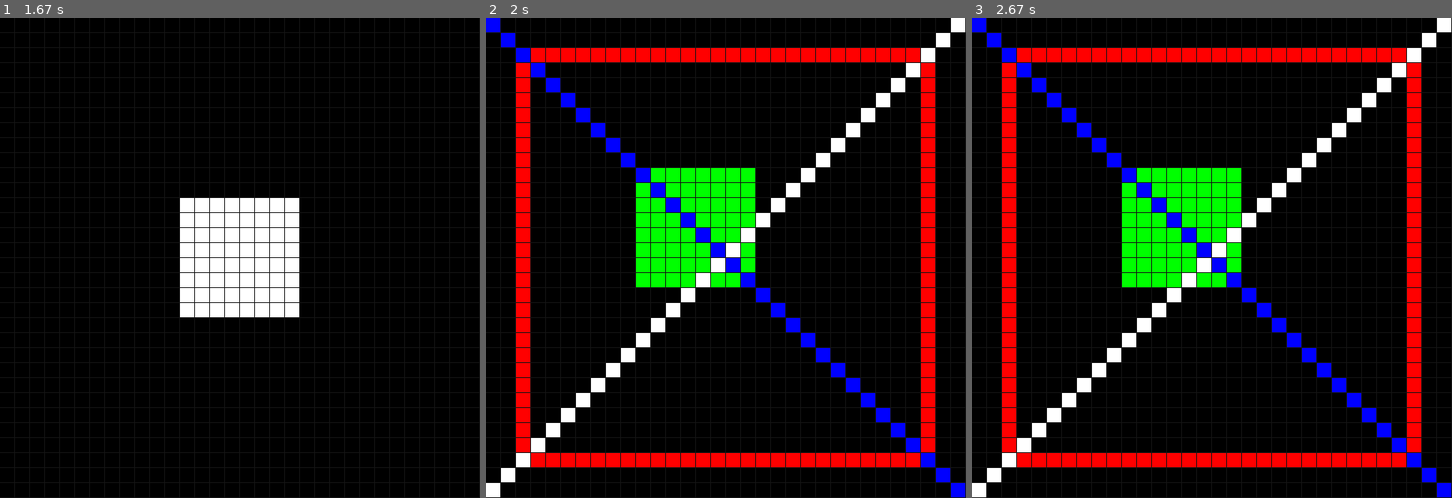
Above: before the commit, frames 1-3 (left to right).
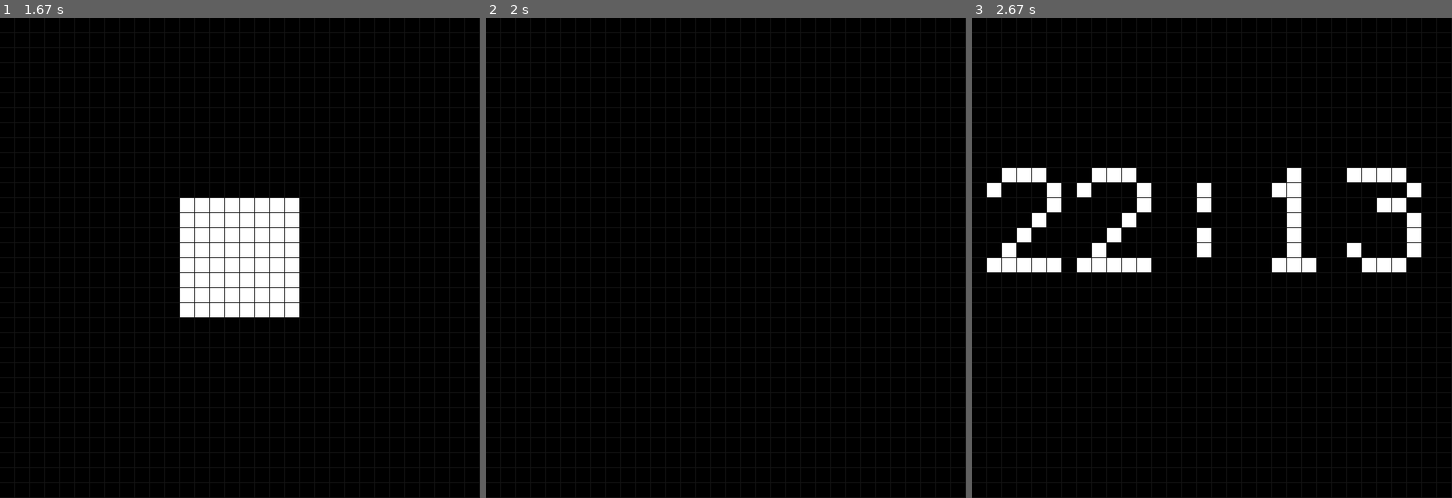
Above: after the commit, the same moments.

Repository: vvaraadd/Lumina
Game: pygame game, started from main.py
Same seed, same stepped clock (60 frames per second), same inputs: the game is played once before the commit and once after it.
Inputs:
- Up to frame 1 (1.67 s): no input
- Up to frame 2 (2 s): no input
- Up to frame 3 (2.67 s): no input

Frame 1 is identical in both runs. In frame 2, 19% of the frame differs, in the area x 0-100%, y 0-100%; in frame 3, 22%.

Commit message:
Release v0.4.0

Diff:
--- /dev/null
+++ b/core/font.py
@@ -0,0 +1,174 @@
+"""
+Lumina Text Engine
+
+5x7 bitmap font.
+Each glyph is represented as a tuple of 7 rows,
+where each row contains 5 pixels.
+
+0 = pixel off
+1 = pixel on
+"""
+
+FONT_WIDTH = 5
+FONT_HEIGHT = 7
+FONT_SPACING = 1
+
+DEFAULT_CHARACTER = "?"
+
+FONT = {}
+
+
+def add(character, bitmap):
+    """Register a glyph in the font."""
+
+    if len(bitmap) != FONT_HEIGHT:
+        raise ValueError(f"{character!r} must have {FONT_HEIGHT} rows.")
+
+    for row in bitmap:
+        if len(row) != FONT_WIDTH:
+            raise ValueError(f"{character!r} rows must have {FONT_WIDTH} columns.")
+
+    FONT[character] = bitmap
+
+
+# ------------------------------------------------------------------
+# Space
+# ------------------------------------------------------------------
+
+add(" ", (
+    (0,0,0,0,0),
+    (0,0,0,0,0),
+    (0,0,0,0,0),
+    (0,0,0,0,0),
+    (0,0,0,0,0),
+    (0,0,0,0,0),
+    (0,0,0,0,0),
+))
+
+# ------------------------------------------------------------------
+# Numbers
+# ------------------------------------------------------------------
+
+add("0", (
+    (0,1,1,1,0),
+    (1,0,0,0,1),
+    (1,0,0,1,1),
+    (1,0,1,0,1),
+    (1,1,0,0,1),
+    (1,0,0,0,1),
+    (0,1,1,1,0),
+))
+
+add("1", (
+    (0,0,1,0,0),
+    (0,1,1,0,0),
+    (0,0,1,0,0),
+    (0,0,1,0,0),
+    (0,0,1,0,0),
+    (0,0,1,0,0),
+    (0,1,1,1,0),
+))
+
+add("2", (
+    (0,1,1,1,0),
+    (1,0,0,0,1),
+    (0,0,0,0,1),
+    (0,0,0,1,0),
+    (0,0,1,0,0),
+    (0,1,0,0,0),
+    (1,1,1,1,1),
+))
+
+add("3", (
+    (1,1,1,1,0),
+    (0,0,0,0,1),
+    (0,0,1,1,0),
+    (0,0,0,0,1),
+    (0,0,0,0,1),
+    (1,0,0,0,1),
+    (0,1,1,1,0),
+))
+
+add("4", (
+    (0,0,0,1,0),
+    (0,0,1,1,0),
+    (0,1,0,1,0),
+    (1,0,0,1,0),
+    (1,1,1,1,1),
+    (0,0,0,1,0),
+    (0,0,0,1,0),
+))
+
+add("5", (
+    (1,1,1,1,1),
+    (1,0,0,0,0),
+    (1,1,1,1,0),
+    (0,0,0,0,1),
+    (0,0,0,0,1),
+    (1,0,0,0,1),
+    (0,1,1,1,0),
+))
+
+add("6", (
+    (0,1,1,1,0),
+    (1,0,0,0,0),
+    (1,1,1,1,0),
+    (1,0,0,0,1),
+    (1,0,0,0,1),
+    (1,0,0,0,1),
+    (0,1,1,1,0),
+))
+
+add("7", (
+    (1,1,1,1,1),
+    (0,0,0,0,1),
+    (0,0,0,1,0),
+    (0,0,1,0,0),
+    (0,1,0,0,0),
+    (0,1,0,0,0),
+    (0,1,0,0,0),
+))
+
+add("8", (
+    (0,1,1,1,0),
+    (1,0,0,0,1),
+    (1,0,0,0,1),
+    (0,1,1,1,0),
+    (1,0,0,0,1),
+    (1,0,0,0,1),
+    (0,1,1,1,0),
+))
+
+add("9", (
+    (0,1,1,1,0),
+    (1,0,0,0,1),
+    (1,0,0,0,1),
+    (0,1,1,1,1),
+    (0,0,0,0,1),
+    (0,0,0,0,1),
+    (0,1,1,1,0),
+))
+
+# ------------------------------------------------------------------
+# Symbols
+# ------------------------------------------------------------------
+
+add(":", (
+    (0,0,0,0,0),
+    (0,0,1,0,0),
+    (0,0,1,0,0),
+    (0,0,0,0,0),
+    (0,0,1,0,0),
+    (0,0,1,0,0),
+    (0,0,0,0,0),
+))
+
+add("?", (
+    (0,1,1,1,0),
+    (1,0,0,0,1),
+    (0,0,0,0,1),
+    (0,0,0,1,0),
+    (0,0,1,0,0),
+    (0,0,0,0,0),
+    (0,0,1,0,0),
+))
--- a/core/framebuffer.py
+++ b/core/framebuffer.py
@@ -1,5 +1,6 @@
 from core.colors import BLACK
 from core.drawing import DrawingMixin
+from core.font import FONT, DEFAULT_CHARACTER, FONT_WIDTH, FONT_SPACING
 
 import config
 
@@ -51,3 +52,26 @@
         for y in range(self.height):
             for x in range(self.width):
                 self.pixels[y][x] = color
+
+    def draw_character(self, x, y, character, color):
+        """
+        Draw a single 5x7 character.
+        """
+
+        bitmap = FONT.get(character, FONT[DEFAULT_CHARACTER])
+
+        for row, pixels in enumerate(bitmap):
+            for col, pixel in enumerate(pixels):
+                if pixel:
+                    self.set_pixel(x + col, y + row, color)
+
+    def draw_text(self, x, y, text, color):
+        """
+        Draw a string of text.
+        """
+
+        cursor_x = x
+
+        for character in text:
+            self.draw_character(cursor_x, y, character, color)
+            cursor_x += FONT_WIDTH + FONT_SPACING
--- a/screens/base.py
+++ b/screens/base.py
@@ -4,28 +4,22 @@
     """
 
     def __init__(self):
-        pass
+        self.widgets = []
 
     def update(self):
-        """
-        Update the screen.
-        """
-        pass
+        for widget in self.widgets:
+            if widget.visible:
+                widget.update()
 
     def draw(self, framebuffer):
-        """
-        Draw the screen.
-        """
-        pass
+        framebuffer.clear()
+
+        for widget in self.widgets:
+            if widget.visible:
+                widget.draw(framebuffer)
 
     def is_finished(self):
-        """
-        Returns True when this screen is finished.
-        """
         return False
 
     def next_screen(self):
-        """
-        Returns the next screen.
-        """
         return None
--- a/screens/demo.py
+++ b/screens/demo.py
@@ -1,44 +1,13 @@
 from screens.base import Screen
-from core.colors import RED, GREEN, BLUE, WHITE
+from widgets.clock import ClockWidget
+from core.colors import WHITE
 
 
 class DemoScreen(Screen):
 
-    def update(self):
-        pass
+    def __init__(self):
+        super().__init__()
 
-    def draw(self, framebuffer):
-
-        framebuffer.clear()
-
-        framebuffer.draw_rectangle(
-            2,
-            2,
-            28,
-            28,
-            RED,
+        self.widgets.append(
+            ClockWidget(1, 10, WHITE)
         )
-
-        framebuffer.fill_rectangle(
-            10,
-            10,
-            8,
-            8,
-            GREEN,
-        )
-
-        framebuffer.draw_line(
-            0,
-            0,
-            31,
-            31,
-            BLUE,
-        )
-
-        framebuffer.draw_line(
-            31,
-            0,
-            0,
-            31,
-            WHITE,
-        )
--- /dev/null
+++ b/widgets/base.py
@@ -0,0 +1,19 @@
+class Widget:
+    """
+    Base class for every widget in Lumina.
+    """
+
+    def __init__(self):
+        self.visible = True
+
+    def update(self):
+        """
+        Update the widget.
+        """
+        pass
+
+    def draw(self, framebuffer):
+        """
+        Draw the widget.
+        """
+        pass
--- a/widgets/clock.py
+++ b/widgets/clock.py
@@ -0,0 +1,26 @@
+from datetime import datetime
+
+from widgets.base import Widget
+
+
+class ClockWidget(Widget):
+
+    def __init__(self, x, y, color):
+        super().__init__()
+
+        self.x = x
+        self.y = y
+        self.color = color
+
+        self.time = ""
+
+    def update(self):
+        self.time = datetime.now().strftime("%H:%M")
+
+    def draw(self, framebuffer):
+        framebuffer.draw_text(
+            self.x,
+            self.y,
+            self.time,
+            self.color,
+        )
Not shown, changed: README.md
